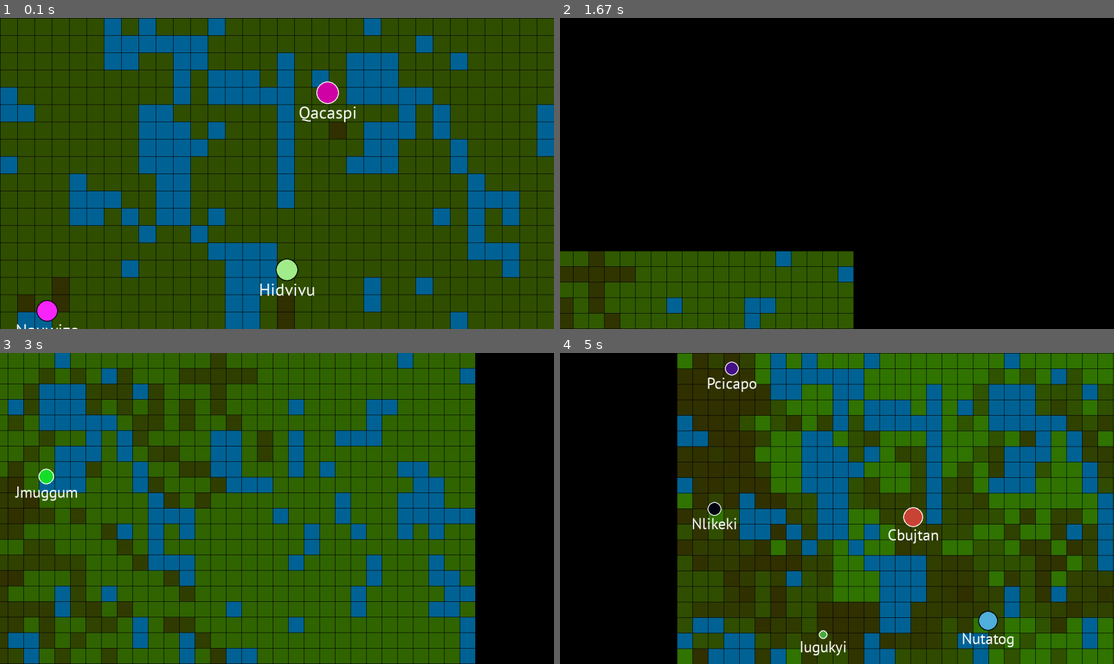
Above: before the commit, frames 1-4 (two rows, left to right).
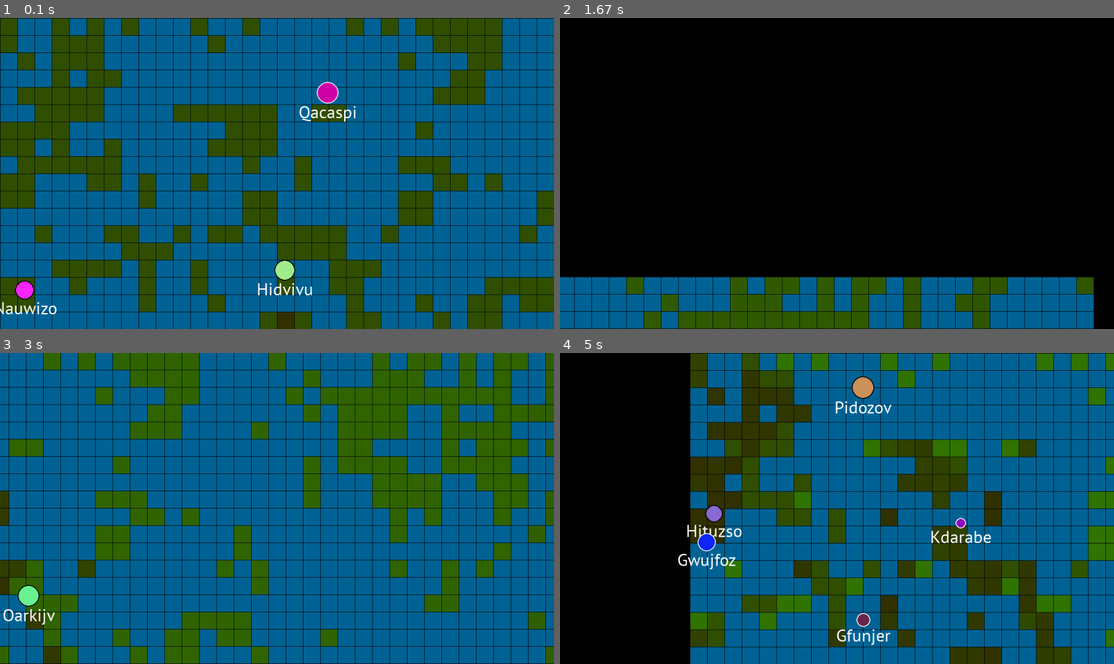
Above: after the commit, the same moments.

Repository: coding-lines/evolvers
Game: pygame game, started from Evolvers/run_v2.py
Two runs of this game, one before a commit and one after it. Both use one fixed random seed, a clock stepped at 60 frames per second and the inputs below.
Inputs (mouse positions are in pixels of both pictures, inside the frame that each line leads up to):
- Up to frame 1 (0.1 s): no input
- Up to frame 2 (1.67 s): press the mouse at (814, 185) at 0.37 s; move the mouse to (914, 176) at 0.47 s; release the mouse at (1014, 164) at 0.6 s; hold Right 0.67-1.13 s; hold Up 1.22-1.52 s; hold Right from 1.55 s (still down)
- Up to frame 3 (3 s): release Right at 2.02 s; hold Left 2.05-2.58 s; hold Down 2.62-2.92 s; hold Left from 2.95 s (still down)
- Up to frame 4 (5 s): release Left at 3.35 s; hold Up 3.38-3.75 s; hold Down 4.45-4.82 s; hold Left from 4.85 s (still down)

The runs differ from the first frame. In frame 1, 50% of the frame differs, in the area x 0-100%, y 0-100%; in frame 2, 18%; in frame 3, 77%; in frame 4, 58%.

Commit message:
Fix several bugs causing crashes

Diff:
--- a/Evolvers/Creature.py
+++ b/Evolvers/Creature.py
@@ -120,6 +120,12 @@
                 if self.brain_type == "neural_network":
                     changes = self.brain_storage.predict([self.energy, ground_is_water, ground_food, self.rotation, 1, self.memory])
 
+                    #Limit memory
+                    if changes[4] > 255:
+                        changes[4] = 255
+                    elif changes[4] < -255:
+                        changes[4] = -255
+
                     self.memory = changes[4]
 
                 else:
@@ -137,6 +143,9 @@
                 elif changes[1] < 0:
                     changes[1] = 0
 
+
+                self.energy -= 0.25 * delta_time #Preventing creatures from doing nothing
+
                 self.energy -= changes[1] * delta_time
 
                 #Eating
--- a/Evolvers/run_v2.py
+++ b/Evolvers/run_v2.py
@@ -32,7 +32,7 @@
 clock = pygame.time.Clock()
 pygame.display.set_caption("Evolvers")
 
-test_world = World.World(size_limit=[4,4], water_cover=0.2)
+test_world = World.World(size_limit=[5,5], water_cover=0.7)
 cam = Camera.Camera()
 renderer = Renderer.Renderer(dimensions, "font/PTSans-Regular.ttf")
 
@@ -47,7 +47,7 @@
         elif event.type == pygame.MOUSEBUTTONUP:
             if event.button == 4:
                 cam.z += 0.1 if cam.z < 10 else 0
-            else:
+            elif event.button == 5:
                 cam.z -= 0.1 if cam.z >= 0.2 else 0
 
     if pygame.key.get_pressed()[pygame.K_DOWN]:
